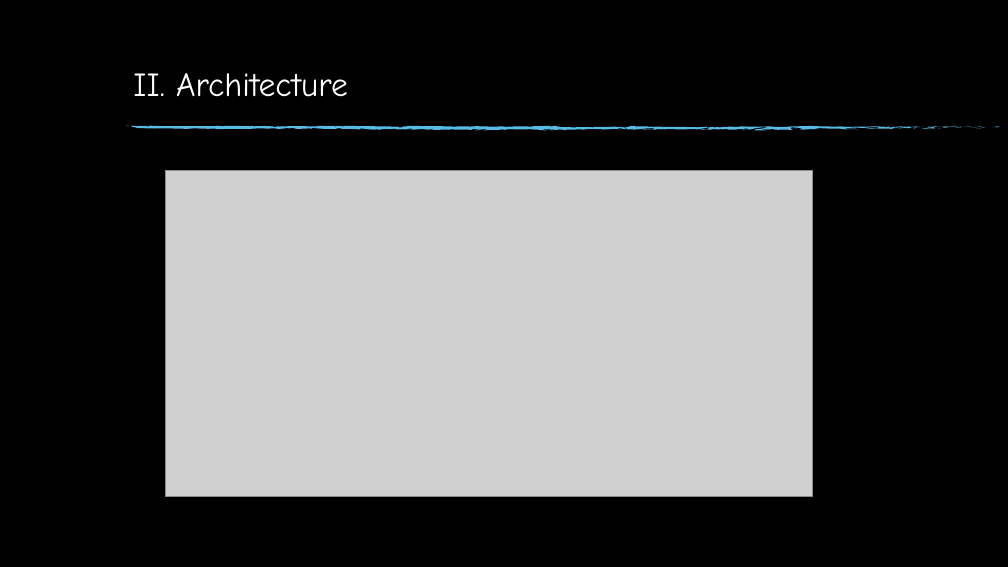
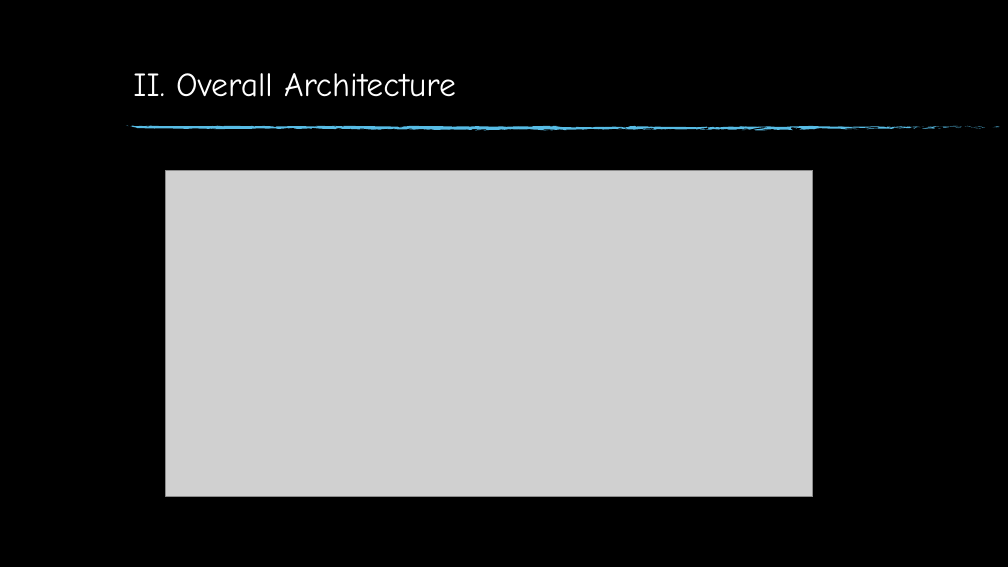
Before and after one commit to GatHors/ImageProcessing, a slide deck: slide 4 of Report & presentation/FinalReport_Gathors.pptm. Drawn at 1008x567 pixels with LibreOffice and Linux fonts; fonts in the diff are those of the drawing; grey boxes stand for pictures; background and template pictures are left out. Boxes give left, top, right and bottom in pixels: in the first picture for what was removed or moved away, otherwise in the second. Text is boxed around its words. In the diff, an @@ line names an element or a change of style, - is before the commit and + after.

```diff
--- a/Report & presentation/FinalReport_Gathors.pptm
+++ b/Report & presentation/FinalReport_Gathors.pptm
@@ title at (x1=133, y1=73, x2=456, y2=97): text changed @@
-II. Architecture
+II. Overall Architecture
```
Also in this commit, not shown: 6 other slides changed.
